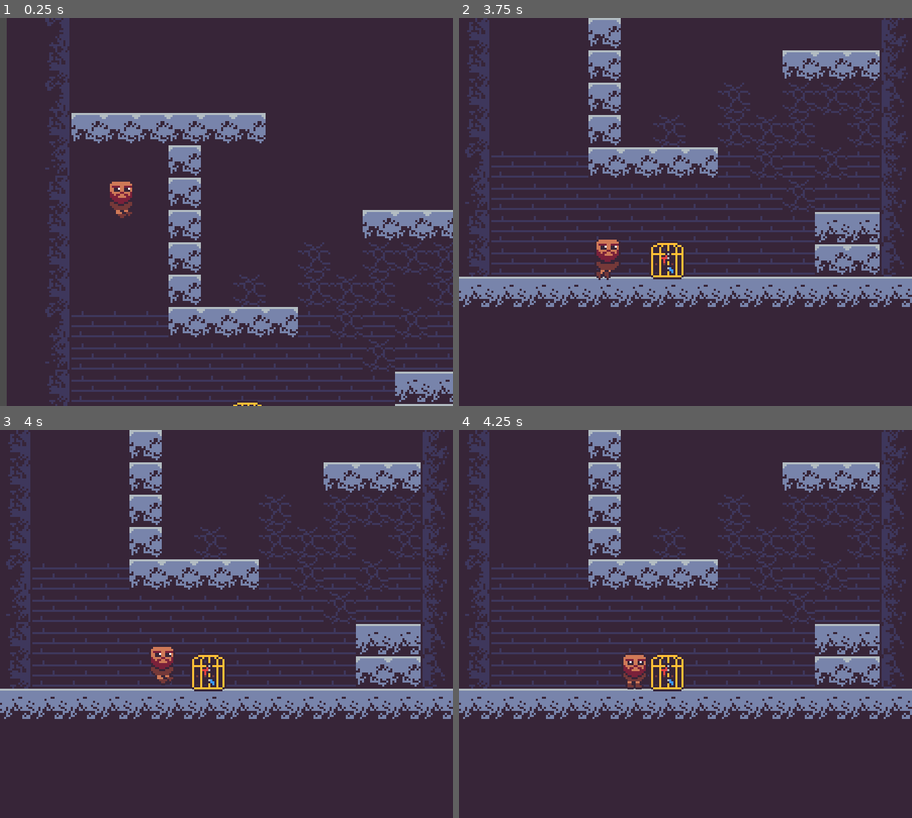
Above: before the commit, frames 1-4 (two rows, left to right).
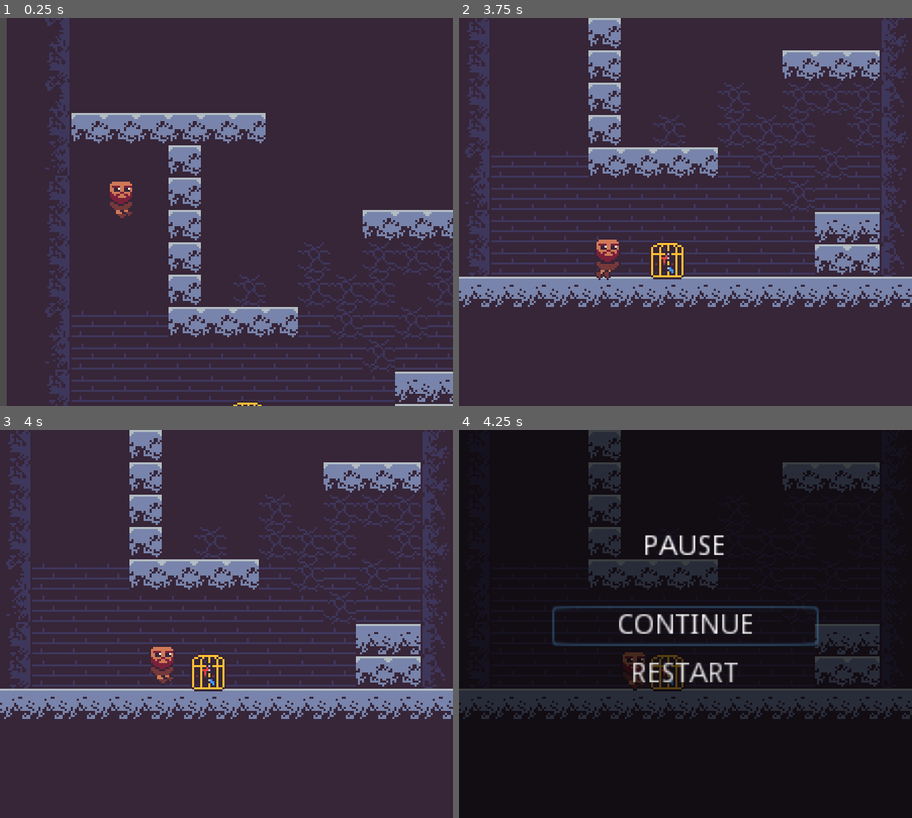
Above: after the commit, the same moments.

Repository: rthurmed/SaveTheCanary
Game: Godot game, scene res://src/Main.tscn
The game is run twice, just before and just after one commit, with the same random seed, the same clock (stepped at 60 frames per second) and the same inputs.
Inputs:
- Up to frame 1 (0.25 s): no input
- Up to frame 2 (3.75 s): tap Space (jump) at 0.77, 1.52, 3.02 s
- Up to frame 3 (4 s): tap Space (jump) at 3.77 s
- Up to frame 4 (4.25 s): tap Escape (pause, bound only after the commit) at 4.15 s

Frames 1-3 are identical in both runs. In frame 4, 99% of the frame differs, in the area x 0-100%, y 0-100%.

Commit message:
Added pause

Diff:
--- a/project.godot
+++ b/project.godot
@@ -35,6 +35,10 @@
 config/name="SaveTheCanary"
 run/main_scene="res://src/Main.tscn"
 config/icon="res://icon.png"
+
+[autoload]
+
+Pause="*res://src/system/Pause.tscn"
 
 [display]
 
@@ -74,6 +78,17 @@
 jump={
 "deadzone": 0.5,
 "events": [ Object(InputEventKey,"resource_local_to_scene":false,"resource_name":"","device":0,"alt":false,"shift":false,"control":false,"meta":false,"command":false,"pressed":false,"scancode":32,"physical_scancode":0,"unicode":0,"echo":false,"script":null)
+, Object(InputEventKey,"resource_local_to_scene":false,"resource_name":"","device":0,"alt":false,"shift":false,"control":false,"meta":false,"command":false,"pressed":false,"scancode":16777232,"physical_scancode":0,"unicode":0,"echo":false,"script":null)
+, Object(InputEventKey,"resource_local_to_scene":false,"resource_name":"","device":0,"alt":false,"shift":false,"control":false,"meta":false,"command":false,"pressed":false,"scancode":87,"physical_scancode":0,"unicode":0,"echo":false,"script":null)
+, Object(InputEventJoypadButton,"resource_local_to_scene":false,"resource_name":"","device":0,"button_index":0,"pressure":0.0,"pressed":false,"script":null)
+ ]
+}
+pause={
+"deadzone": 0.5,
+"events": [ Object(InputEventKey,"resource_local_to_scene":false,"resource_name":"","device":0,"alt":false,"shift":false,"control":false,"meta":false,"command":false,"pressed":false,"scancode":16777217,"physical_scancode":0,"unicode":0,"echo":false,"script":null)
+, Object(InputEventKey,"resource_local_to_scene":false,"resource_name":"","device":0,"alt":false,"shift":false,"control":false,"meta":false,"command":false,"pressed":false,"scancode":80,"physical_scancode":0,"unicode":0,"echo":false,"script":null)
+, Object(InputEventJoypadButton,"resource_local_to_scene":false,"resource_name":"","device":0,"button_index":11,"pressure":0.0,"pressed":false,"script":null)
+, Object(InputEventJoypadButton,"resource_local_to_scene":false,"resource_name":"","device":0,"button_index":10,"pressure":0.0,"pressed":false,"script":null)
  ]
 }
 
--- /dev/null
+++ b/src/system/Pause.gd
@@ -0,0 +1,27 @@
+extends CanvasLayer
+
+
+onready var ui = $UI
+onready var btn_continue = $UI/VBoxContainer/Continue
+
+
+func _input(event):
+	if event.is_action_released("pause"):
+		paused(not get_tree().paused)
+
+
+func paused(state: bool):
+	get_tree().paused = state
+	ui.visible = state
+
+	if ui.visible:
+		btn_continue.grab_focus()
+
+
+func _on_Continue_pressed():
+	paused(false)
+
+
+func _on_Restart_pressed():
+	paused(false)
+	var _ok = get_tree().reload_current_scene()
--- /dev/null
+++ b/src/system/Pause.tscn
@@ -0,0 +1,68 @@
+[gd_scene load_steps=2 format=2]
+
+[ext_resource path="res://src/system/Pause.gd" type="Script" id=3]
+
+[node name="Pause" type="CanvasLayer"]
+pause_mode = 2
+layer = 3
+script = ExtResource( 3 )
+
+[node name="UI" type="Control" parent="."]
+visible = false
+anchor_right = 1.0
+anchor_bottom = 1.0
+__meta__ = {
+"_edit_use_anchors_": false
+}
+
+[node name="ColorRect" type="ColorRect" parent="UI"]
+anchor_right = 1.0
+anchor_bottom = 1.0
+color = Color( 0, 0, 0, 0.666667 )
+__meta__ = {
+"_edit_use_anchors_": false
+}
+
+[node name="Label" type="Label" parent="UI"]
+anchor_left = 0.5
+anchor_top = 0.5
+anchor_right = 0.5
+anchor_bottom = 0.5
+margin_left = -66.0
+margin_top = -45.3669
+margin_right = 66.0
+margin_bottom = -13.3669
+text = "PAUSE"
+align = 1
+__meta__ = {
+"_edit_use_anchors_": false
+}
+
+[node name="VBoxContainer" type="VBoxContainer" parent="UI"]
+anchor_left = 0.5
+anchor_top = 0.5
+anchor_right = 0.5
+anchor_bottom = 0.5
+margin_left = -66.0
+margin_top = -9.0
+margin_right = 66.0
+margin_bottom = 35.0
+__meta__ = {
+"_edit_use_anchors_": false
+}
+
+[node name="Continue" type="Button" parent="UI/VBoxContainer"]
+margin_right = 132.0
+margin_bottom = 20.0
+text = "CONTINUE"
+flat = true
+
+[node name="Restart" type="Button" parent="UI/VBoxContainer"]
+margin_top = 48.0
+margin_right = 132.0
+margin_bottom = 68.0
+text = "RESTART"
+flat = true
+
+[connection signal="pressed" from="UI/VBoxContainer/Continue" to="." method="_on_Continue_pressed"]
+[connection signal="pressed" from="UI/VBoxContainer/Restart" to="." method="_on_Restart_pressed"]
